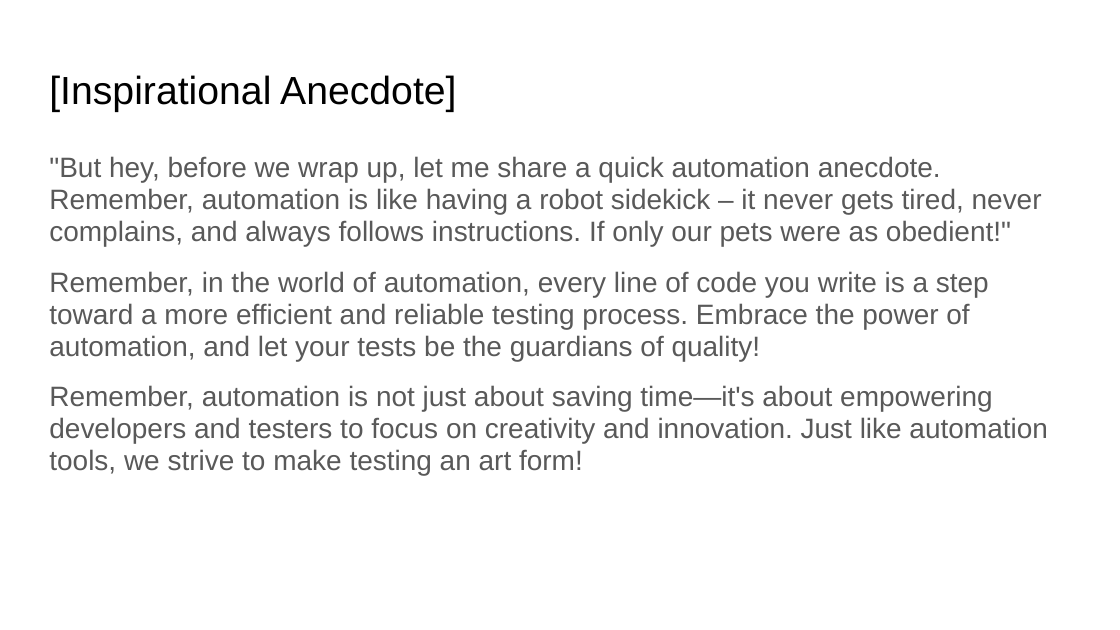
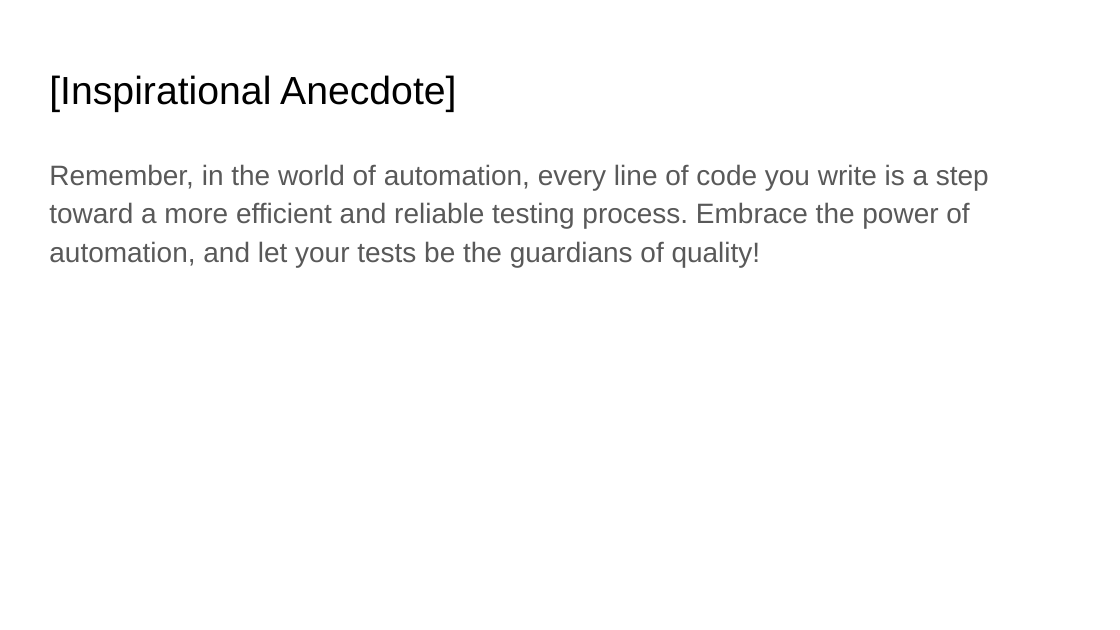
Before and after one commit to fawadmalik/end2EndAutomationWithRubyAndMinitestReport, a slide deck: slide 6 of docs/Web App Testing Automation.pptx (slide 12 before the commit). Drawn at 1120x630 pixels with LibreOffice and Linux fonts; fonts in the diff are those of the drawing. Boxes give left, top, right and bottom in pixels: in the first picture for what was removed or moved away, otherwise in the second. Text is boxed around its words. In the diff, an @@ line names an element or a change of style, - is before the commit and + after.

```diff
--- a/docs/Web App Testing Automation.pptx
+++ b/docs/Web App Testing Automation.pptx
@@ text "Remember, in the world of ..." at (49,164,989,267): line spacing 0.95 to 1.15 @@
@@ text at (49,156,1042,246): paragraph removed @@
-"But hey, before we wrap up, let me share a quick automation anecdote. Remember, automation is like having a robot sidekick – it never gets tired, never complains, and always follows instructions. If only our pets were as obedient!"
@@ text at (49,385,1047,475): paragraph removed @@
-Remember, automation is not just about saving time—it's about empowering developers and testers to focus on creativity and innovation. Just like automation tools, we strive to make testing an art form!
```
Also in this commit, not shown: 5 other slides changed, 3 slides added, 7 slides removed, 1 other file.
